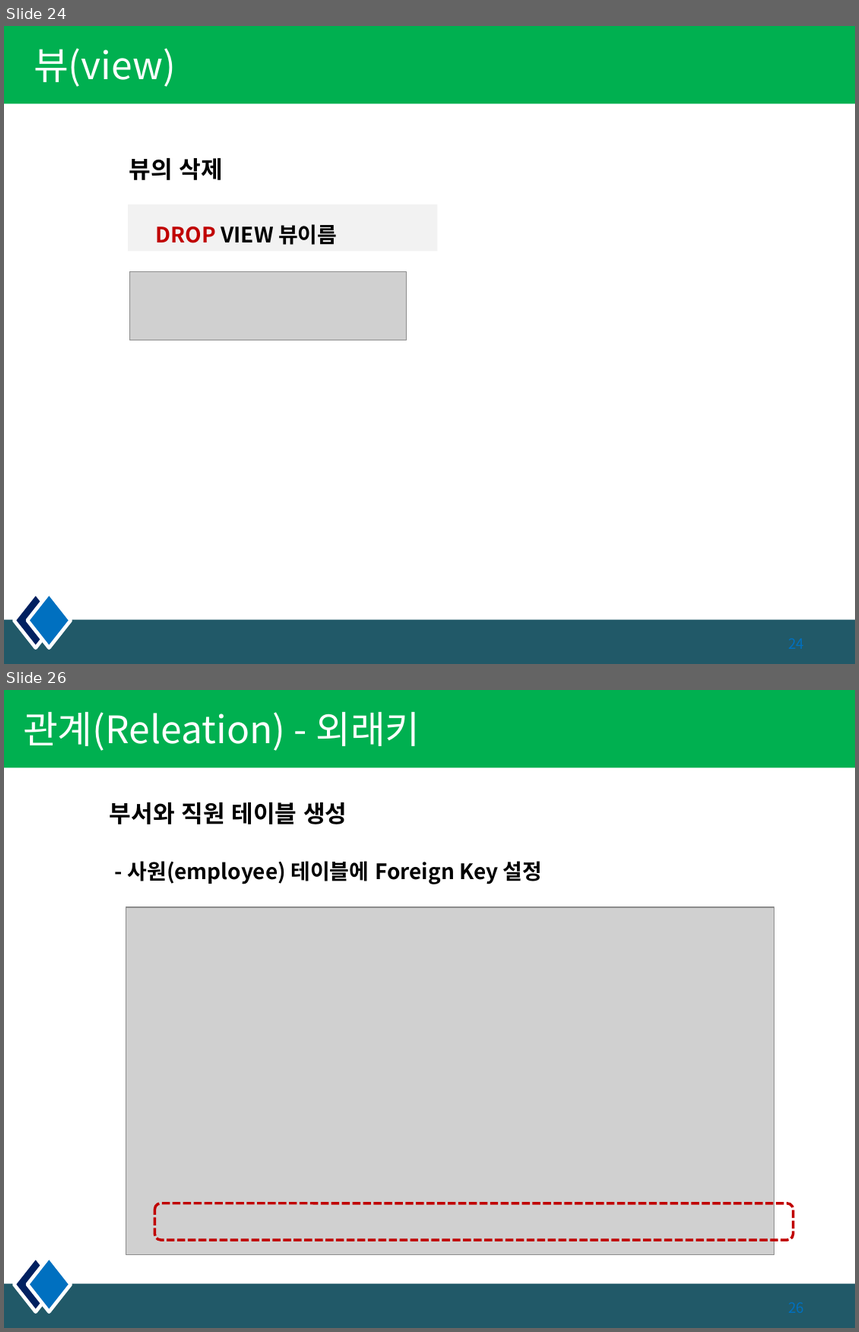
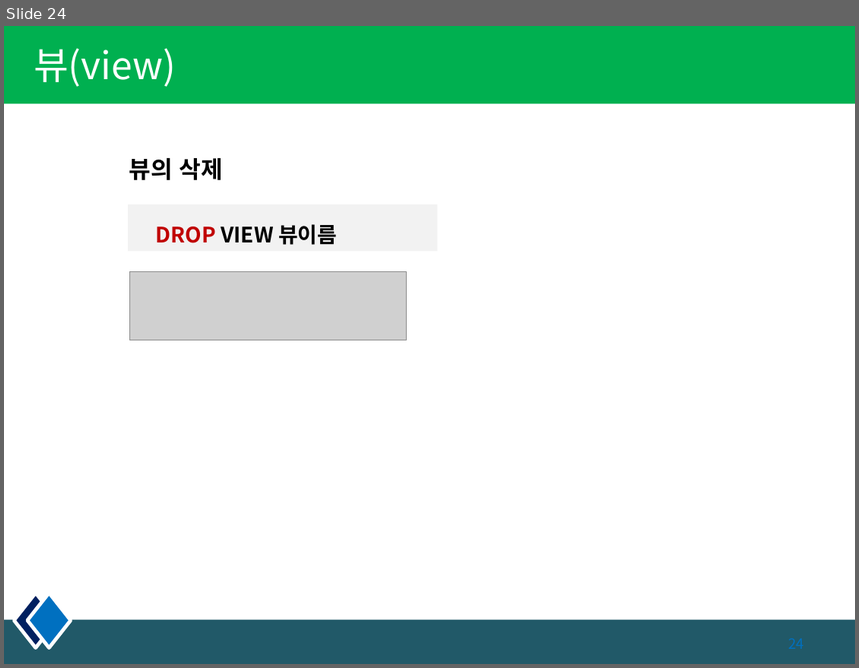
Before and after one commit to kiyongee2/dbworks, a slide deck: DB_PPT/3장. select_join.pptx. Shown one above the other, each under a label of ours: slides 24 and 26 before the commit, slide 24 after it; the slides between them are not shown. The pictures are 859x1332 and 859x668 pixels, drawn with LibreOffice and Linux fonts; fonts in the diff are those of the drawing; grey boxes stand for pictures. Boxes give left, top, right and bottom in pixels: in the first picture for what was removed or moved away, otherwise in the second. Text is boxed around its words. In the diff, an @@ line names an element or a change of style, - is before the commit and + after.

```diff
--- a/DB_PPT/3장. select_join.pptx
+++ b/DB_PPT/3장. select_join.pptx
@@ slide 26 removed at (x1=4, y1=690, x2=855, y2=1328), background #FFFFFF; not listed: 4 template elements that a slide beside it also shows @@
@@ title removed at (x1=23, y1=712, x2=420, y2=751) @@
-관계(Releation) - 외래키
@@ text removed at (x1=110, y1=802, x2=543, y2=885) @@
-부서와 직원 테이블 생성
-- 사원(employee) 테이블에 Foreign Key 설정
@@ picture removed at (x1=126, y1=907, x2=775, y2=1255) @@
@@ rounded rectangle removed at (x1=154, y1=1203, x2=793, y2=1240) @@
```
Also in this commit, not shown: 3 other slides removed, 2 other files.
